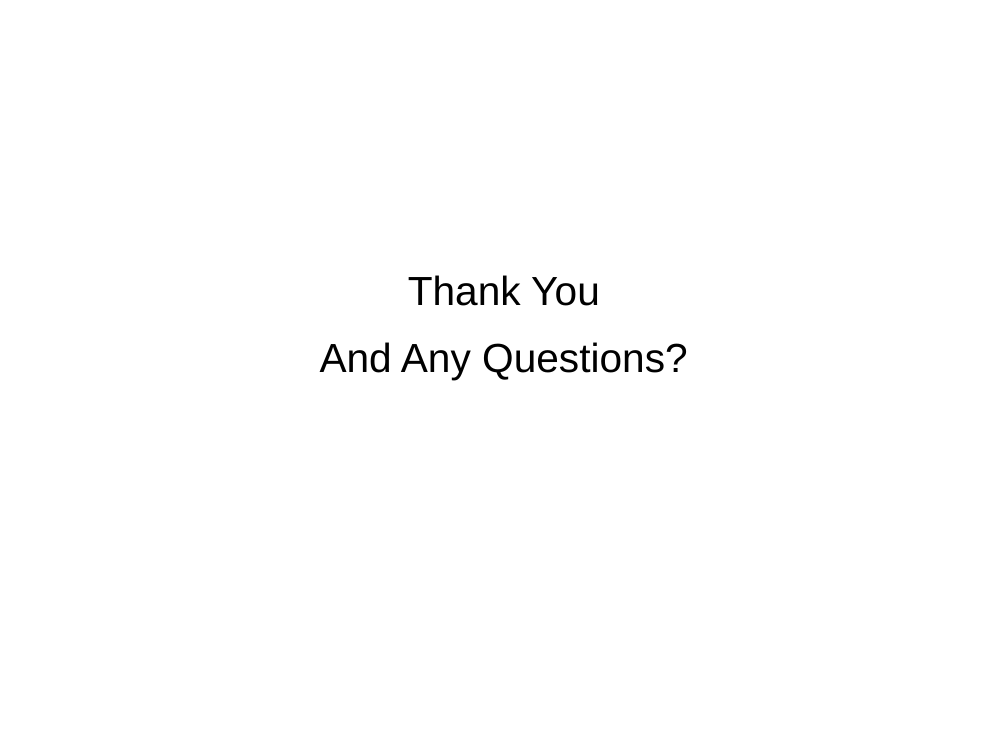
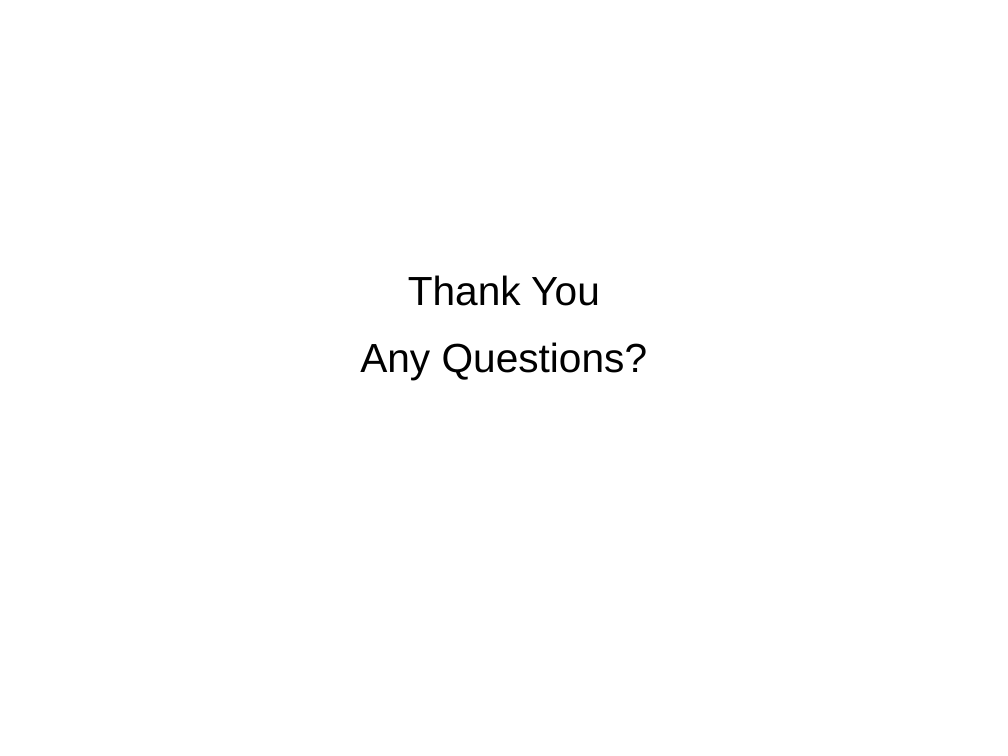
Before and after one commit to samueljackson92/documents, a slide deck: slide 16 of RAL/msg_presentation.pptx (slide 15 before the commit). Drawn at 1008x756 pixels with LibreOffice and Linux fonts; fonts in the diff are those of the drawing. Boxes give left, top, right and bottom in pixels: in the first picture for what was removed or moved away, otherwise in the second. Text is boxed around its words. In the diff, an @@ line names an element or a change of style, - is before the commit and + after.

```diff
--- a/RAL/msg_presentation.pptx
+++ b/RAL/msg_presentation.pptx
@@ subtitle at (360,342,648,380): text changed @@
-And Any Questions?
+Any Questions?
```
Also in this commit, not shown: 7 other slides changed, 1 slide added.
